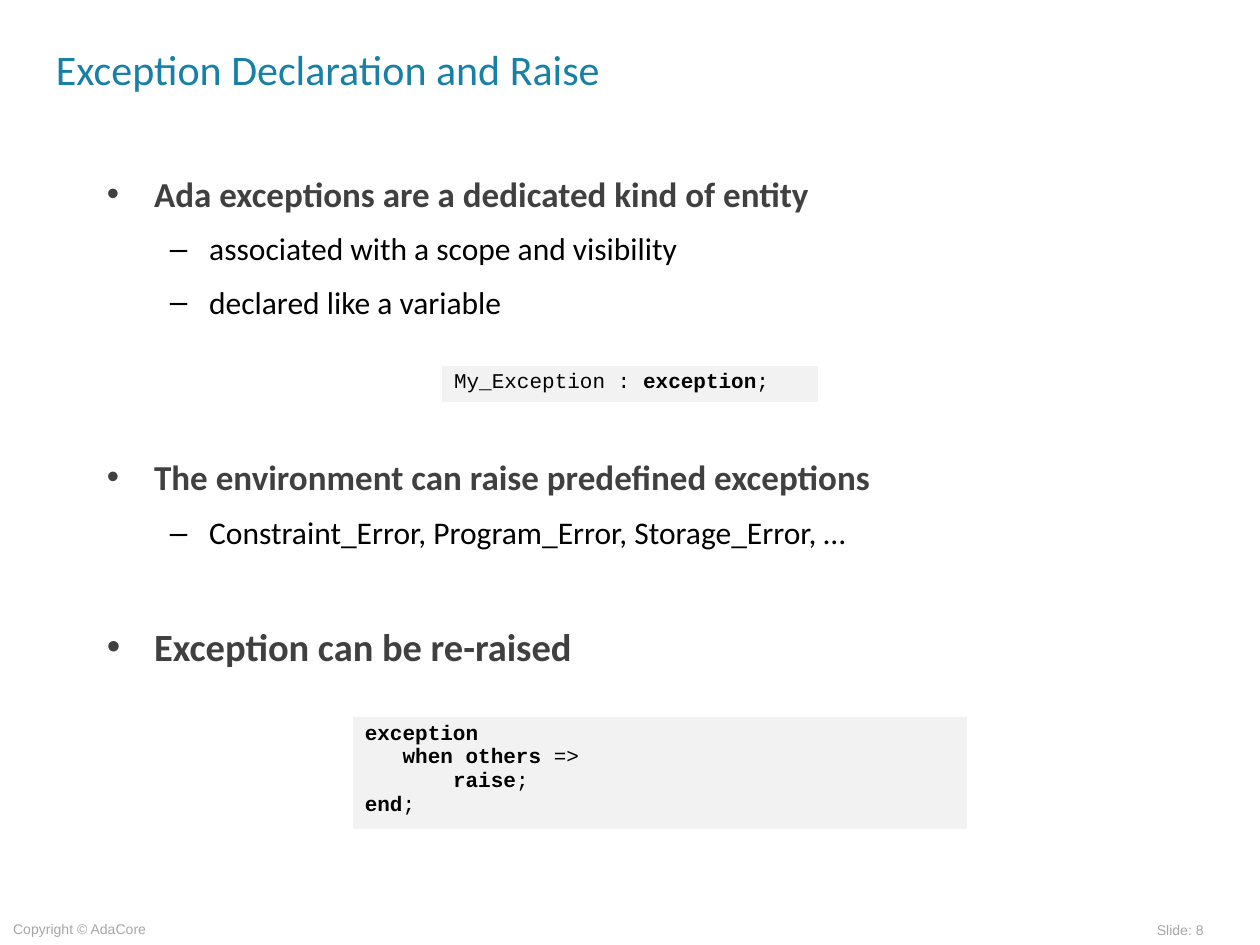
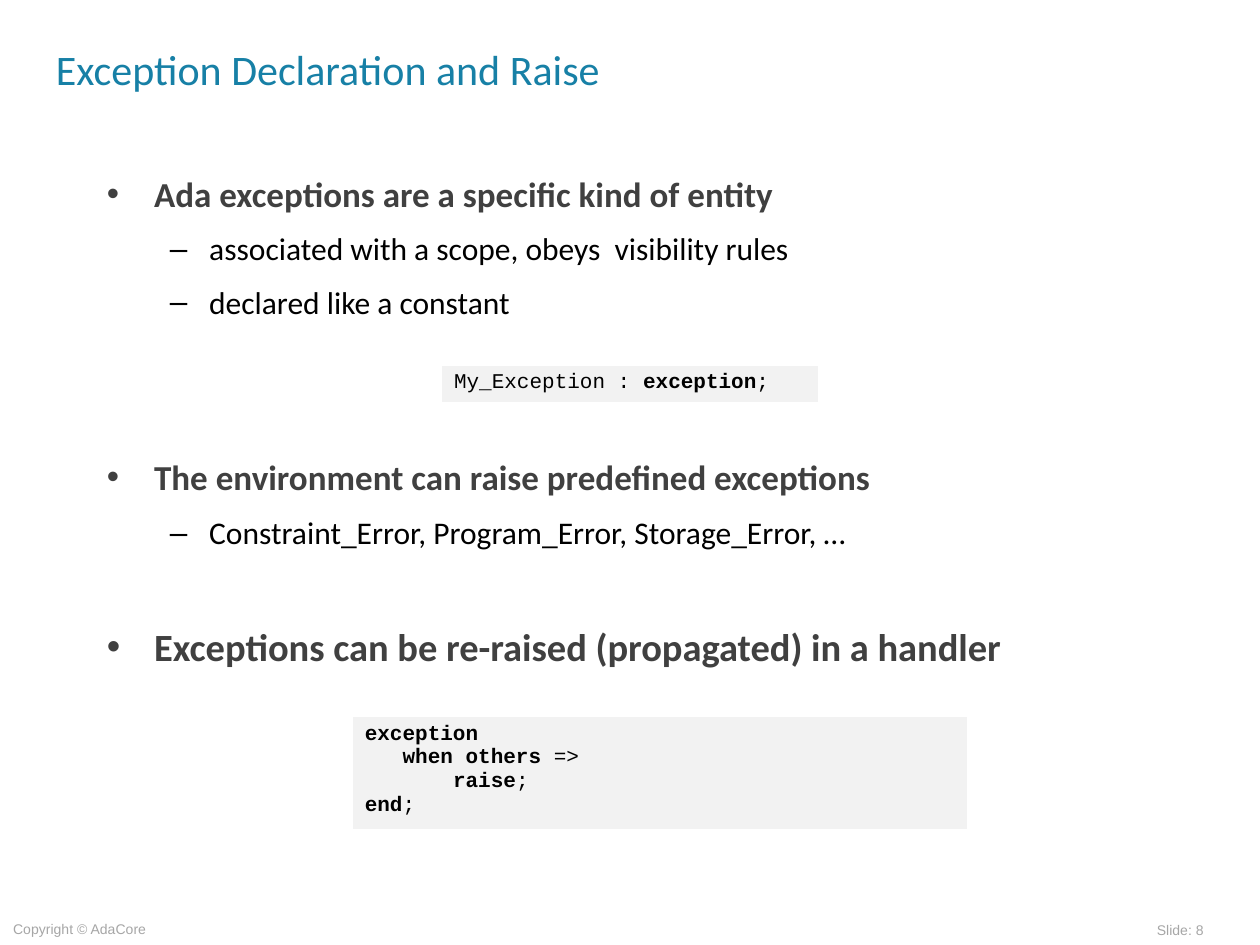
Before and after one commit to AdaCoreU/Courses, a slide deck: slide 8 of lectures/03_Programming_in_the_Large/01_Exceptions/slides/Exceptions.ppt. Drawn at 1260x945 pixels with LibreOffice and Linux fonts; fonts in the diff are those of the drawing; background and template pictures are left out. Boxes give left, top, right and bottom in pixels: in the first picture for what was removed or moved away, otherwise in the second. Text is boxed around its words. In the diff, an @@ line names an element or a change of style, - is before the commit and + after.

```diff
--- a/lectures/03_Programming_in_the_Large/01_Exceptions/slides/Exceptions.ppt
+++ b/lectures/03_Programming_in_the_Large/01_Exceptions/slides/Exceptions.ppt
@@ text at (154, 182, 789, 315): text changed @@
-• Ada exceptions are a dedicated kind of entity
-  – associated with a scope and visibility
-  – declared like a variable
+• Ada exceptions are a specific kind of entity
+  – associated with a scope, obeys visibility rules
+  – declared like a constant
@@ text at (154, 633, 1001, 668): text changed @@
-• Exception can be re-raised
+• Exceptions can be re-raised (propagated) in a handler
```
Also in this commit, not shown: 7 other slides changed, 1 other file.
